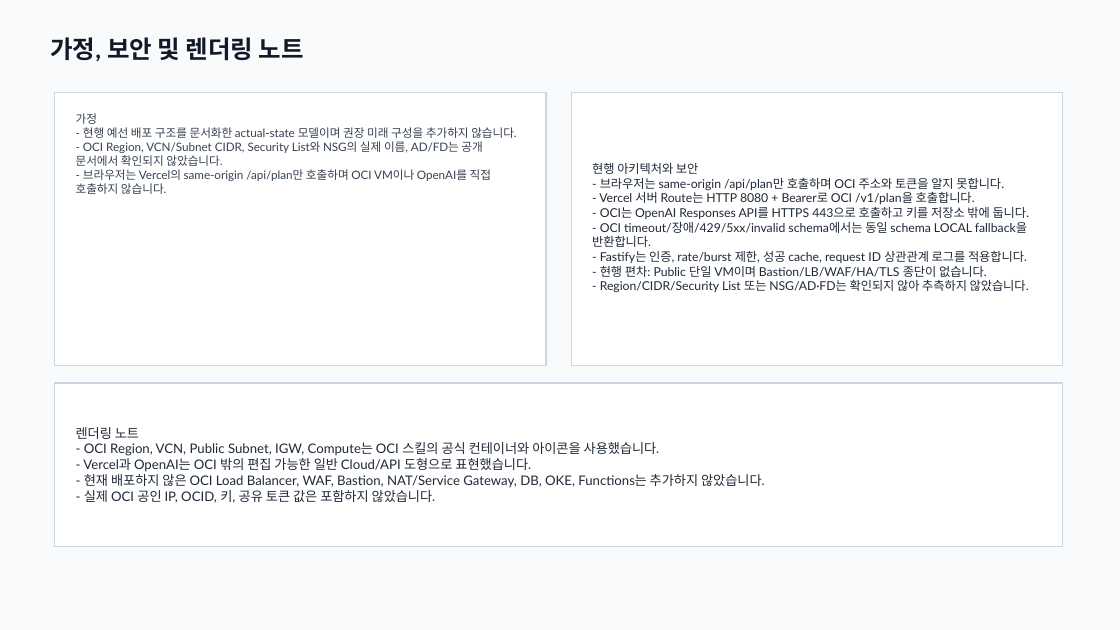
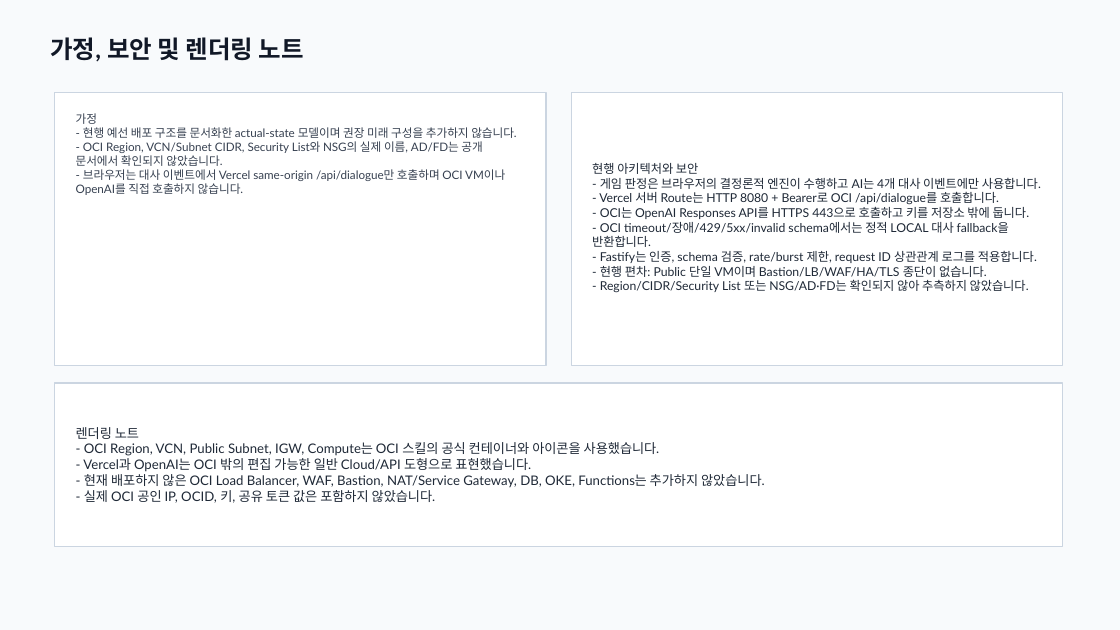
Before and after one commit to KorTechTim/aihackathon_pre, a slide deck: slide 3 of docs/architecture/pixel-panic-current-architecture.pptx. Drawn at 1120x630 pixels with LibreOffice and Linux fonts; fonts in the diff are those of the drawing. Boxes give left, top, right and bottom in pixels: in the first picture for what was removed or moved away, otherwise in the second. Text is boxed around its words. In the diff, an @@ line names an element or a change of style, - is before the commit and + after.

```diff
--- a/docs/architecture/pixel-panic-current-architecture.pptx
+++ b/docs/architecture/pixel-panic-current-architecture.pptx
@@ text at bbox=[76, 169, 505, 195]: text changed @@
-- 브라우저는 Vercel의 same-origin /api/plan만 호출하며 OCI VM이나 OpenAI를 직접 호출하지 않습니다.
+- 브라우저는 대사 이벤트에서 Vercel same-origin /api/dialogue만 호출하며 OCI VM이나 OpenAI를 직접 호출하지 않습니다.
@@ text at bbox=[599, 178, 1041, 205]: text changed @@
-- 브라우저는 same-origin /api/plan만 호출하며 OCI 주소와 토큰을 알지 못합니다.
-- Vercel 서버 Route는 HTTP 8080 + Bearer로 OCI /v1/plan을 호출합니다.
+- 게임 판정은 브라우저의 결정론적 엔진이 수행하고 AI는 4개 대사 이벤트에만 사용합니다.
+- Vercel 서버 Route는 HTTP 8080 + Bearer로 OCI /api/dialogue를 호출합니다.
@@ text at bbox=[592, 222, 1037, 263]: text changed @@
-- OCI timeout/장애/429/5xx/invalid schema에서는 동일 schema LOCAL fallback을 반환합니다.
-- Fastify는 인증, rate/burst 제한, 성공 cache, request ID 상관관계 로그를 적용합니다.
+- OCI timeout/장애/429/5xx/invalid schema에서는 정적 LOCAL 대사 fallback을 반환합니다.
+- Fastify는 인증, schema 검증, rate/burst 제한, request ID 상관관계 로그를 적용합니다.
```
Also in this commit, not shown: 1 other slide changed, 34 other files.
